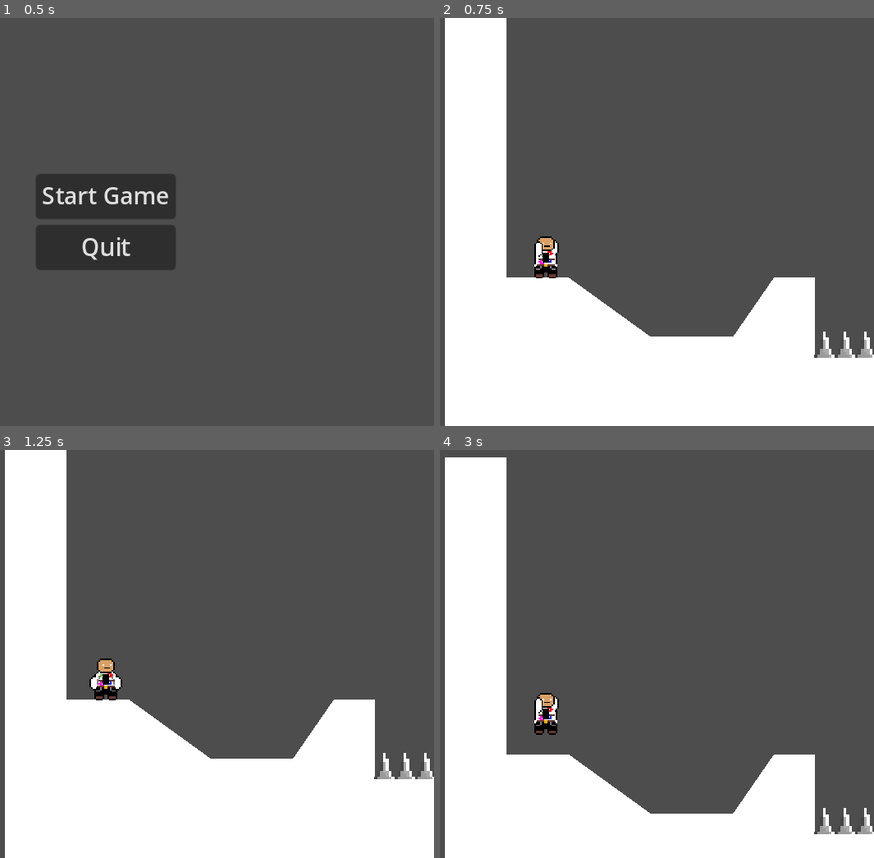
Above: before the commit, frames 1-4 (two rows, left to right).
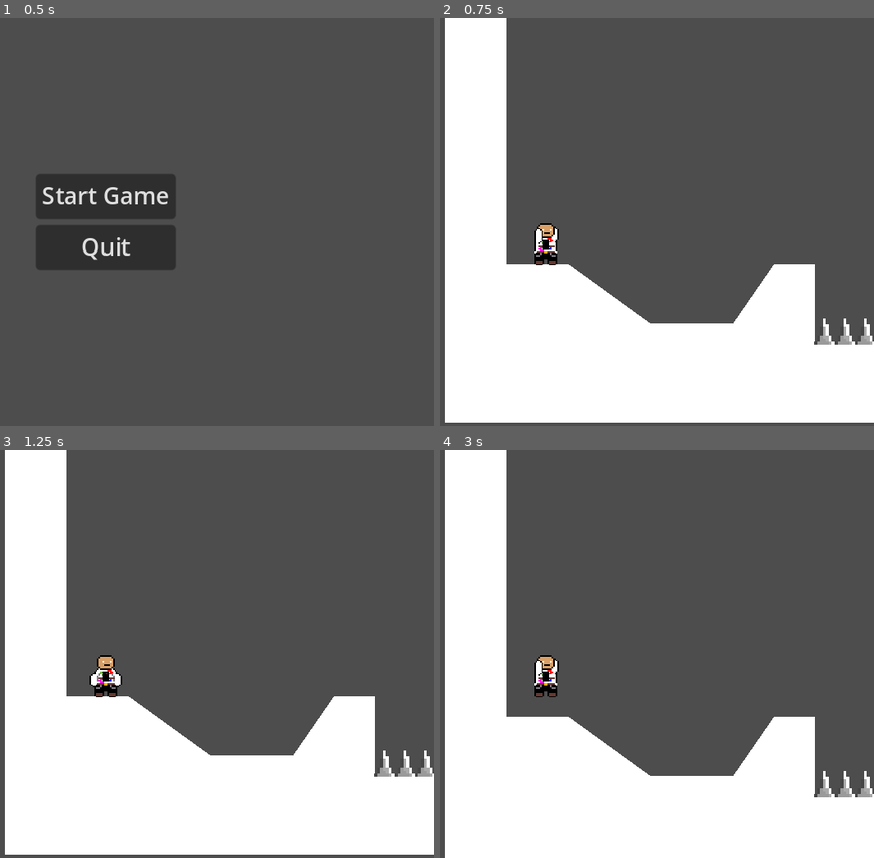
Above: after the commit, the same moments.

Repository: AnOropeza26/Capstone-game
Game: Godot game, scene res://start_menu.tscn
Same seed, same stepped clock (60 frames per second), same inputs: the game is played once before the commit and once after it. The engine's default icon, where the game draws it, is replaced by a stand-in: a white triangle on a blue panel in a dark square.
Inputs:
- Up to frame 1 (0.5 s): no input
- Up to frame 2 (0.75 s): click "Start Game" at 0.5 s
- Up to frame 3 (1.25 s): no input
- Up to frame 4 (3 s): tap Enter (ui_accept) at 1.25 s; hold Right (ui_right) 1.28-2.78 s; tap Space (jump) at 1.52, 2.27 s; hold Left (ui_left) from 2.78 s (still down)

Frame 1 is identical in both runs. In frame 2, 4.2% of the frame differs, in the area x 1-100%, y 50-100%; in frame 3, 1.9%; in frame 4, 9.0%, in the area x 1-100%, y 0-95%.

Commit message:
death animation

Diff:
--- a/player.tscn
+++ b/player.tscn
@@ -1,7 +1,9 @@
-[gd_scene load_steps=19 format=3 uid="uid://dohhcpdikvwah"]
+[gd_scene load_steps=34 format=3 uid="uid://dohhcpdikvwah"]
 
 [ext_resource type="Resource" uid="uid://bd2j8ssev6lp5" path="res://DefaultMovementData.tres" id="1_jkio6"]
 [ext_resource type="Texture2D" uid="uid://bgmtvtyg1wqu1" path="res://Movement-Sheet.png" id="1_okksx"]
+[ext_resource type="Texture2D" uid="uid://bysv5nm4l4esx" path="res://icon.svg" id="2_hgk5g"]
+[ext_resource type="Texture2D" uid="uid://b21dhx1cdblfu" path="res://PlayerIdle-Sheet-export.png" id="3_mm24y"]
 
 [sub_resource type="GDScript" id="GDScript_bm4dc"]
 script/source = "extends CharacterBody2D
@@ -9,6 +11,7 @@
 
 @export var movement_data : PlayerMovementData
 
+var is_dying = false
 var air_jump = false
 var just_wall_jumped = false
 var gravity = ProjectSettings.get_setting(\"physics/2d/default_gravity\")
@@ -16,8 +19,15 @@
 @onready var animated_sprite_2d = $AnimatedSprite2D
 @onready var coyote_jump_timer: Timer = $CoyoteJumpTimer
 @onready var starting_position = global_position
+@onready var death_timer: Timer = $DeathTimer
+
+func _ready():
+	death_timer.connect(\"timeout\", Callable(self, \"_on_DeathTimer_timeout\"))
+
 
 func _physics_process(delta):
+	if is_dying:
+		return
 	apply_gravity(delta)
 	handle_jump()
 	handle_wall_jump()
@@ -88,6 +98,8 @@
 		velocity.x = move_toward(velocity.x, 0, movement_data.air_resistance * delta)
 
 func update_animations(input_axis):
+	if is_dying:
+		return
 	if input_axis != 0:
 		animated_sprite_2d.flip_h = (input_axis < 0)
 		animated_sprite_2d.play(\"run\")
@@ -99,12 +111,88 @@
 
 
 func _on_hazard_detector_area_entered(area: Area2D) -> void:
-	global_position = starting_position
+
+	die()
+
+
+func die():
+	if is_dying:
+		return
+
+	is_dying = true
+	animated_sprite_2d.play(\"die\")
+	await move_player_up_and_down()
+	get_tree().reload_current_scene()
+
+
+func move_player_up_and_down():
+	var starting_position = position
+	var up_position = starting_position + Vector2(0, -100)
+	var down_position = starting_position + Vector2(0, 600)
+
+	while position.y > up_position.y:
+		position.y -= 4
+		await get_tree().create_timer(0.02).timeout
+
+func on_DeathTimer_timeout():
+	get_tree().reload_current_scene()
 "
 
+[sub_resource type="AtlasTexture" id="AtlasTexture_k5an6"]
+atlas = ExtResource("2_hgk5g")
+region = Rect2(0, 0, 128, 128)
+
 [sub_resource type="AtlasTexture" id="AtlasTexture_jxevx"]
 atlas = ExtResource("1_okksx")
 region = Rect2(3840, 0, 640, 640)
+
+[sub_resource type="AtlasTexture" id="AtlasTexture_tu12j"]
+atlas = ExtResource("3_mm24y")
+region = Rect2(0, 0, 640, 640)
+
+[sub_resource type="AtlasTexture" id="AtlasTexture_hxr28"]
+atlas = ExtResource("3_mm24y")
+region = Rect2(640, 0, 640, 640)
+
+[sub_resource type="AtlasTexture" id="AtlasTexture_pnay4"]
+atlas = ExtResource("3_mm24y")
+region = Rect2(1280, 0, 640, 640)
+
+[sub_resource type="AtlasTexture" id="AtlasTexture_8bjsl"]
+atlas = ExtResource("3_mm24y")
+region = Rect2(1920, 0, 640, 640)
+
+[sub_resource type="AtlasTexture" id="AtlasTexture_h68ko"]
+atlas = ExtResource("3_mm24y")
+region = Rect2(2560, 0, 640, 640)
+
+[sub_resource type="AtlasTexture" id="AtlasTexture_k7lra"]
+atlas = ExtResource("3_mm24y")
+region = Rect2(3200, 0, 640, 640)
+
+[sub_resource type="AtlasTexture" id="AtlasTexture_7x70d"]
+atlas = ExtResource("3_mm24y")
+region = Rect2(3840, 0, 640, 640)
+
+[sub_resource type="AtlasTexture" id="AtlasTexture_xypvy"]
+atlas = ExtResource("3_mm24y")
+region = Rect2(4480, 0, 640, 640)
+
+[sub_resource type="AtlasTexture" id="AtlasTexture_ol7um"]
+atlas = ExtResource("3_mm24y")
+region = Rect2(5120, 0, 640, 640)
+
+[sub_resource type="AtlasTexture" id="AtlasTexture_fyifi"]
+atlas = ExtResource("3_mm24y")
+region = Rect2(5760, 0, 640, 640)
+
+[sub_resource type="AtlasTexture" id="AtlasTexture_cjd3i"]
+atlas = ExtResource("3_mm24y")
+region = Rect2(6400, 0, 640, 640)
+
+[sub_resource type="AtlasTexture" id="AtlasTexture_oo58l"]
+atlas = ExtResource("3_mm24y")
+region = Rect2(7040, 0, 640, 640)
 
 [sub_resource type="AtlasTexture" id="AtlasTexture_o6edt"]
 atlas = ExtResource("1_okksx")
@@ -154,11 +242,55 @@
 animations = [{
 "frames": [{
 "duration": 1.0,
+"texture": SubResource("AtlasTexture_k5an6")
+}],
+"loop": true,
+"name": &"die",
+"speed": 5.0
+}, {
+"frames": [{
+"duration": 1.0,
 "texture": SubResource("AtlasTexture_jxevx")
+}, {
+"duration": 1.0,
+"texture": SubResource("AtlasTexture_tu12j")
+}, {
+"duration": 1.0,
+"texture": SubResource("AtlasTexture_hxr28")
+}, {
+"duration": 1.0,
+"texture": SubResource("AtlasTexture_pnay4")
+}, {
+"duration": 1.0,
+"texture": SubResource("AtlasTexture_8bjsl")
+}, {
+"duration": 1.0,
+"texture": SubResource("AtlasTexture_h68ko")
+}, {
+"duration": 1.0,
+"texture": SubResource("AtlasTexture_k7lra")
+}, {
+"duration": 1.0,
+"texture": SubResource("AtlasTexture_7x70d")
+}, {
+"duration": 1.0,
+"texture": SubResource("AtlasTexture_xypvy")
+}, {
+"duration": 1.0,
+"texture": SubResource("AtlasTexture_ol7um")
+}, {
+"duration": 1.0,
+"texture": SubResource("AtlasTexture_fyifi")
+}, {
+"duration": 1.0,
+"texture": SubResource("AtlasTexture_cjd3i")
+}, {
+"duration": 1.0,
+"texture": SubResource("AtlasTexture_oo58l")
 }],
 "loop": true,
 "name": &"idle",
-"speed": 5.0
+"speed": 18.0
 }, {
 "frames": [{
 "duration": 1.0,
@@ -218,13 +350,14 @@
 script = SubResource("GDScript_bm4dc")
 movement_data = ExtResource("1_jkio6")
 
+[node name="Camera2D" type="Camera2D" parent="."]
+offset = Vector2(0, -30)
+
 [node name="AnimatedSprite2D" type="AnimatedSprite2D" parent="."]
 position = Vector2(0, -20)
 scale = Vector2(0.1, 0.099)
 sprite_frames = SubResource("SpriteFrames_lhb2p")
-animation = &"run"
-frame = 1
-frame_progress = 0.572766
+animation = &"die"
 
 [node name="CollisionShape2D" type="CollisionShape2D" parent="."]
 position = Vector2(0, -15)
@@ -243,4 +376,6 @@
 shape = SubResource("RectangleShape2D_5uytk")
 debug_color = Color(0, 0.623833, 0.186367, 0.42)
 
+[node name="DeathTimer" type="Timer" parent="."]
+
 [connection signal="area_entered" from="HazardDetector" to="." method="_on_hazard_detector_area_entered"]
--- a/project.godot
+++ b/project.godot
@@ -73,6 +73,12 @@
 ]
 }
 
+[layer_names]
+
+2d_render/layer_1="World"
+2d_render/layer_2="Player"
+2d_render/layer_3="Hazard"
+
 [rendering]
 
 textures/canvas_textures/default_texture_filter=0
--- a/world.tscn
+++ b/world.tscn
@@ -23,11 +23,6 @@
 
 [node name="Player" parent="." instance=ExtResource("2_mi63y")]
 position = Vector2(-176, 200)
-
-[node name="Camera2D" type="Camera2D" parent="Player"]
-position = Vector2(0, -32)
-position_smoothing_enabled = true
-position_smoothing_speed = 10.0
 
 [node name="StaticBody2D2" type="StaticBody2D" parent="."]
 position = Vector2(214, 85)
Not shown: 1 places in world.tscn that only renumber resources
